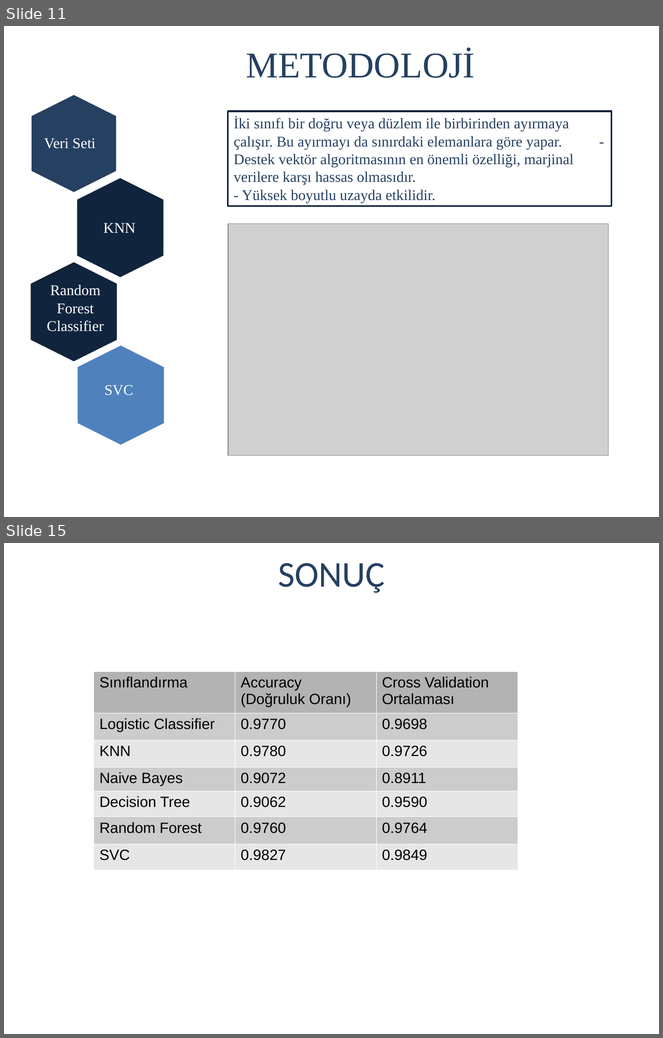
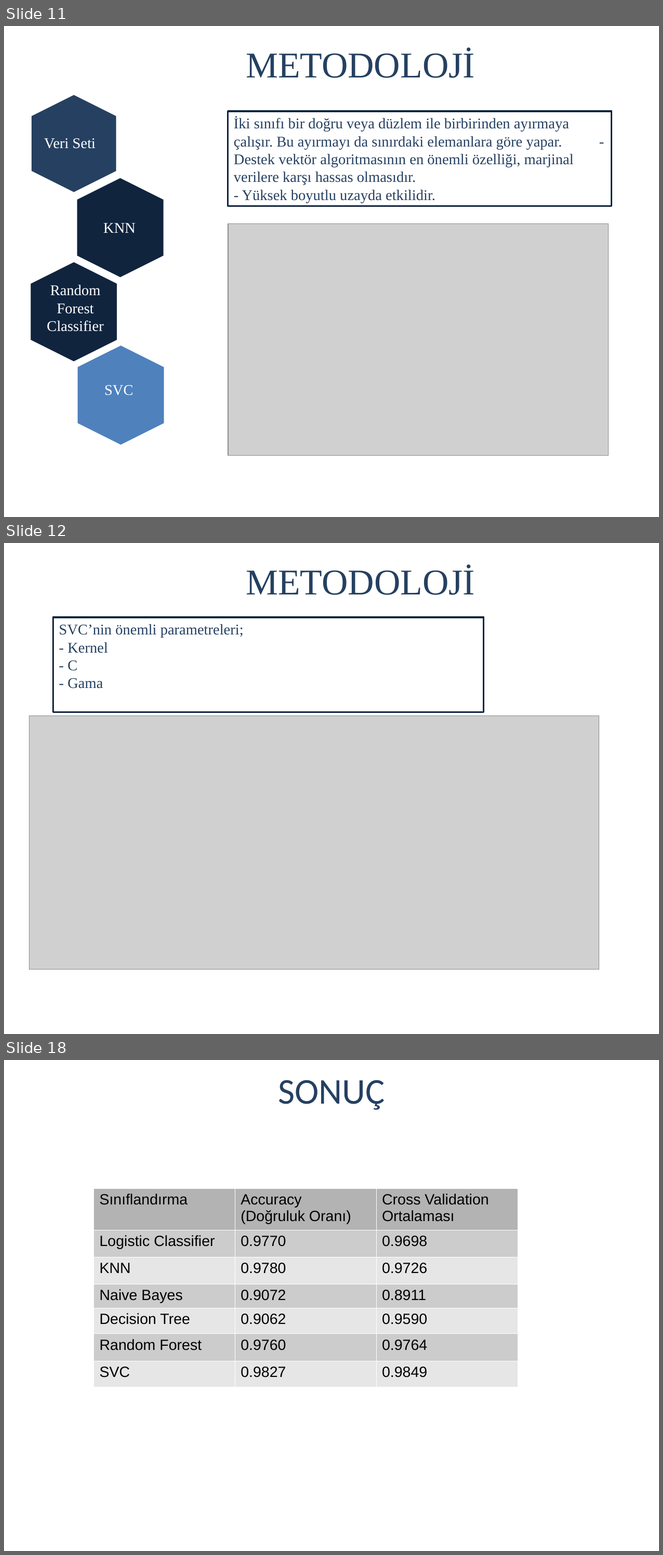
Before and after one commit to MajevSong/Gender-Recognition-by-Voice, a slide deck: output/ml_snm.odp. Shown one above the other, each under a label of ours: slides 11 and 15 before the commit, slides 11, 12 and 18 after it; the slides between them are not shown. The pictures are 663x1038 and 663x1555 pixels, drawn with LibreOffice and Linux fonts; fonts in the diff are those of the drawing; grey boxes stand for pictures; background and template pictures are left out. Boxes give left, top, right and bottom in pixels: in the first picture for what was removed or moved away, otherwise in the second. Text is boxed around its words. In the diff, an @@ line names an element or a change of style, - is before the commit and + after.

```diff
--- a/output/ml_snm.odp
+++ b/output/ml_snm.odp
@@ slide 12 added at [4, 543, 659, 1034], background #FFFFFF @@
@@ title added at [246, 566, 475, 595], 44 pt, text #254061 @@
+METODOLOJİ
@@ rectangle added at [53, 617, 484, 713], outline #10243E 2.24 pt, 18 pt, text #254061 @@
+SVC’nin önemli parametreleri;
+- Kernel
+- C
+- Gama
@@ picture added at [29, 716, 599, 970] @@
@@ what was slide 15 is now slide 18 @@
```
Also in this commit, not shown: 3 slides changed, 2 other slides added, 1 other file.
